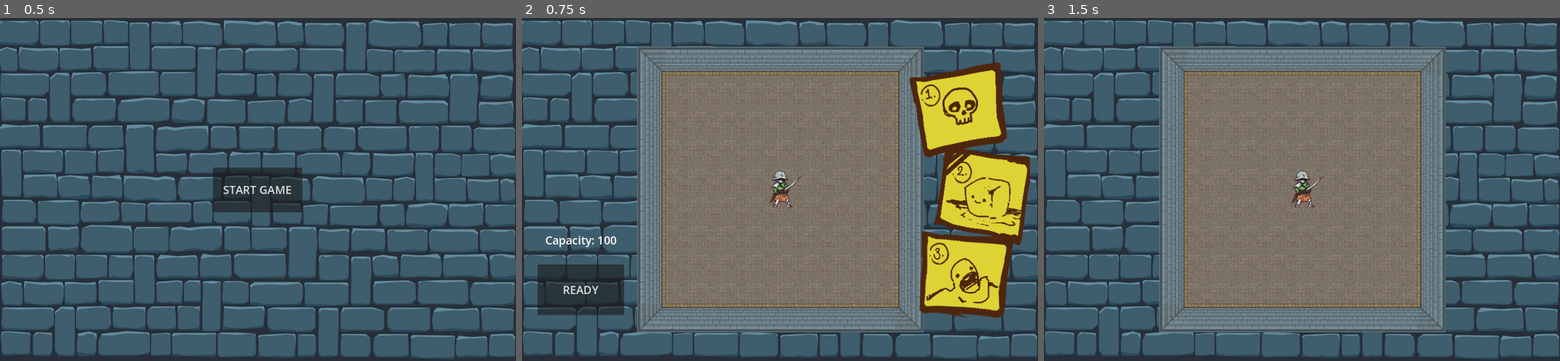
Above: before the commit, frames 1-3 (left to right).
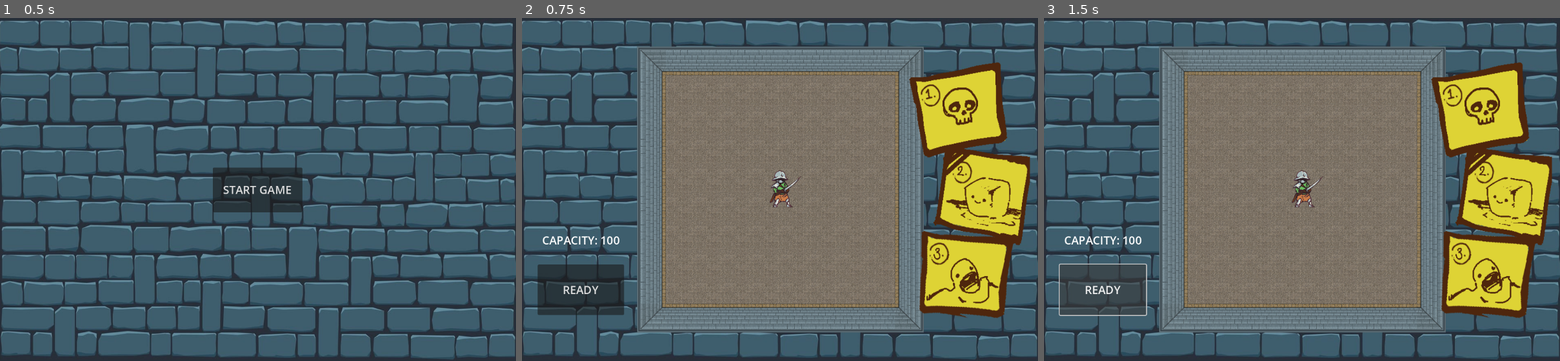
Above: after the commit, the same moments.

Repository: twobles/ecs-179-project-dungeon-dept
Game: Godot game, scene res://scenes/start_menu.tscn
The game is run twice, just before and just after one commit, with the same random seed, the same clock (stepped at 60 frames per second) and the same inputs.
Inputs:
- Up to frame 1 (0.5 s): no input
- Up to frame 2 (0.75 s): click "START GAME" at 0.5 s
- Up to frame 3 (1.5 s): click "READY" at 1.25 s

Frame 1 is identical in both runs. In frame 2, 0.2% of the frame differs, in the area x 4-19%, y 63-67%; in frame 3, 14%, in the area x 2-99%, y 12-88%.
Error after the commit: Parse Error: Could not resolve super class inheritance from "Adventurer". (res://scripts/knight.gd:2)

Commit message:
BH tree progress

Diff:
--- a/dungeon_dept/scenes/behavior_trees/skeletonBehavior.tscn
+++ b/dungeon_dept/scenes/behavior_trees/skeletonBehavior.tscn
@@ -1,6 +1,7 @@
-[gd_scene load_steps=12 format=3 uid="uid://d26dsf0bldvuh"]
+[gd_scene load_steps=14 format=3 uid="uid://d26dsf0bldvuh"]
 
 [ext_resource type="Script" path="res://addons/beehave/nodes/beehave_tree.gd" id="1_c2tek"]
+[ext_resource type="Script" path="res://addons/beehave/nodes/composites/selector_reactive.gd" id="2_fgiwo"]
 [ext_resource type="Script" path="res://addons/beehave/nodes/composites/sequence.gd" id="3_u7oah"]
 [ext_resource type="Script" path="res://scripts/bh/bh_get_enemy.gd" id="4_20hyo"]
 [ext_resource type="Script" path="res://addons/beehave/nodes/decorators/succeeder.gd" id="5_buxyd"]
@@ -9,52 +10,65 @@
 [ext_resource type="Script" path="res://addons/beehave/nodes/decorators/time_limiter.gd" id="7_di3u3"]
 [ext_resource type="Script" path="res://scripts/bh/bh_face_target.gd" id="8_acpxo"]
 [ext_resource type="Script" path="res://scripts/bh/bh_check_melee_range.gd" id="8_r536m"]
+[ext_resource type="Script" path="res://scripts/bh/bh_attack.gd" id="9_422h6"]
 [ext_resource type="Script" path="res://scripts/bh/bh_start_navigation.gd" id="10_dtyni"]
 [ext_resource type="Script" path="res://scripts/bh/bh_wait_melee_range.gd" id="11_88r70"]
 
 [node name="SkeletonBehavior" type="Node2D" node_paths=PackedStringArray("blackboard", "actor")]
 script = ExtResource("1_c2tek")
-blackboard = NodePath("@Node@60939")
+blackboard = NodePath("@Node@109429")
 actor = NodePath("..")
 
-[node name="Combat" type="Node" parent="."]
+[node name="SelectorReactiveComposite" type="Node" parent="."]
+script = ExtResource("2_fgiwo")
+
+[node name="Combat" type="Node" parent="SelectorReactiveComposite"]
 script = ExtResource("3_u7oah")
 
-[node name="GetEnemy" type="Node" parent="Combat"]
+[node name="GetEnemy" type="Node" parent="SelectorReactiveComposite/Combat"]
 script = ExtResource("4_20hyo")
 
-[node name="AlwaysSucceedDecorator" type="Node" parent="Combat"]
+[node name="AlwaysSucceedDecorator" type="Node" parent="SelectorReactiveComposite/Combat"]
 script = ExtResource("5_buxyd")
 
-[node name="SelectorComposite" type="Node" parent="Combat/AlwaysSucceedDecorator"]
+[node name="SelectorComposite" type="Node" parent="SelectorReactiveComposite/Combat/AlwaysSucceedDecorator"]
 script = ExtResource("5_e5yna")
 
-[node name="InRange" type="Node" parent="Combat/AlwaysSucceedDecorator/SelectorComposite"]
+[node name="InRange" type="Node" parent="SelectorReactiveComposite/Combat/AlwaysSucceedDecorator/SelectorComposite"]
 script = ExtResource("3_u7oah")
 
-[node name="CheckMeleeRange" type="Node" parent="Combat/AlwaysSucceedDecorator/SelectorComposite/InRange"]
+[node name="SequenceComposite" type="Node" parent="SelectorReactiveComposite/Combat/AlwaysSucceedDecorator/SelectorComposite/InRange"]
+script = ExtResource("3_u7oah")
+
+[node name="CheckMeleeRange" type="Node" parent="SelectorReactiveComposite/Combat/AlwaysSucceedDecorator/SelectorComposite/InRange/SequenceComposite"]
 script = ExtResource("8_r536m")
 
-[node name="TimeLimiterDecorator" type="Node" parent="Combat/AlwaysSucceedDecorator/SelectorComposite/InRange"]
+[node name="TimeLimiterDecorator" type="Node" parent="SelectorReactiveComposite/Combat/AlwaysSucceedDecorator/SelectorComposite/InRange/SequenceComposite"]
 script = ExtResource("7_di3u3")
 
-[node name="FaceTarget" type="Node" parent="Combat/AlwaysSucceedDecorator/SelectorComposite/InRange/TimeLimiterDecorator"]
+[node name="FaceTarget" type="Node" parent="SelectorReactiveComposite/Combat/AlwaysSucceedDecorator/SelectorComposite/InRange/SequenceComposite/TimeLimiterDecorator"]
 script = ExtResource("8_acpxo")
 
-[node name="GoToEnemy" type="Node" parent="Combat/AlwaysSucceedDecorator/SelectorComposite"]
+[node name="Attack" type="Node" parent="SelectorReactiveComposite/Combat/AlwaysSucceedDecorator/SelectorComposite/InRange"]
+script = ExtResource("9_422h6")
+
+[node name="GoToEnemy" type="Node" parent="SelectorReactiveComposite/Combat/AlwaysSucceedDecorator/SelectorComposite"]
 script = ExtResource("3_u7oah")
 
-[node name="GetEnemy" type="Node" parent="Combat/AlwaysSucceedDecorator/SelectorComposite/GoToEnemy"]
+[node name="GetEnemy" type="Node" parent="SelectorReactiveComposite/Combat/AlwaysSucceedDecorator/SelectorComposite/GoToEnemy"]
 script = ExtResource("4_20hyo")
 
-[node name="SetTarget" type="Node" parent="Combat/AlwaysSucceedDecorator/SelectorComposite/GoToEnemy"]
+[node name="SetTarget" type="Node" parent="SelectorReactiveComposite/Combat/AlwaysSucceedDecorator/SelectorComposite/GoToEnemy"]
 script = ExtResource("6_na3gu")
 
-[node name="StartNavigation" type="Node" parent="Combat/AlwaysSucceedDecorator/SelectorComposite/GoToEnemy"]
+[node name="StartNavigation" type="Node" parent="SelectorReactiveComposite/Combat/AlwaysSucceedDecorator/SelectorComposite/GoToEnemy"]
 script = ExtResource("10_dtyni")
 
-[node name="TimeLimiterDecorator" type="Node" parent="Combat/AlwaysSucceedDecorator/SelectorComposite/GoToEnemy"]
+[node name="TimeLimiterDecorator" type="Node" parent="SelectorReactiveComposite/Combat/AlwaysSucceedDecorator/SelectorComposite/GoToEnemy"]
 script = ExtResource("7_di3u3")
 
-[node name="WaitMeleeRange" type="Node" parent="Combat/AlwaysSucceedDecorator/SelectorComposite/GoToEnemy/TimeLimiterDecorator"]
+[node name="WaitMeleeRange" type="Node" parent="SelectorReactiveComposite/Combat/AlwaysSucceedDecorator/SelectorComposite/GoToEnemy/TimeLimiterDecorator"]
 script = ExtResource("11_88r70")
+
+[node name="WaitMeleeRange" type="Node" parent="SelectorReactiveComposite"]
+script = ExtResource("11_88r70")
--- a/dungeon_dept/scenes/knight.tscn
+++ b/dungeon_dept/scenes/knight.tscn
@@ -21,13 +21,6 @@
 position = Vector2(788, 300)
 scale = Vector2(0.35, 0.35)
 script = ExtResource("1_s5a57")
-health = null
-damage = null
-type = null
-movement_speed = null
-space = null
-separation_force = null
-melee_range = null
 
 [node name="Sprite2D" type="Sprite2D" parent="."]
 texture = ExtResource("2_gxehw")
--- a/dungeon_dept/scenes/skeleton.tscn
+++ b/dungeon_dept/scenes/skeleton.tscn
@@ -102,10 +102,27 @@
 "values": [Vector2i(0, 0), Vector2i(1, 0), Vector2i(2, 0), Vector2i(3, 0), Vector2i(4, 0), Vector2i(0, 1), Vector2i(2, 1)]
 }
 
+[sub_resource type="Animation" id="Animation_lrwyb"]
+resource_name = "idle"
+length = 0.1
+tracks/0/type = "value"
+tracks/0/imported = false
+tracks/0/enabled = true
+tracks/0/path = NodePath("Sprite2D:frame")
+tracks/0/interp = 1
+tracks/0/loop_wrap = true
+tracks/0/keys = {
+"times": PackedFloat32Array(0),
+"transitions": PackedFloat32Array(1),
+"update": 1,
+"values": [0]
+}
+
 [sub_resource type="AnimationLibrary" id="AnimationLibrary_mwfj3"]
 _data = {
 "RESET": SubResource("Animation_4aadm"),
 "attack": SubResource("Animation_srbjb"),
+"idle": SubResource("Animation_lrwyb"),
 "walking": SubResource("Animation_0yqbt")
 }
 
@@ -170,7 +187,7 @@
 position = Vector2(73, 47)
 
 [node name="SkeletonBehavior" parent="." node_paths=PackedStringArray("blackboard") instance=ExtResource("3_b00pm")]
-blackboard = NodePath("@Node@84852")
+blackboard = NodePath("@Node@111543")
 
 [node name="Senses" type="Area2D" parent="."]
 position = Vector2(0, -47)
@@ -179,6 +196,8 @@
 [node name="CollisionShape2D" type="CollisionShape2D" parent="Senses"]
 position = Vector2(66, 98)
 shape = SubResource("CircleShape2D_teaah")
+
+[node name="Cooldown" type="Timer" parent="."]
 
 [connection signal="CharacterDirectionChange" from="." to="Sprite2D" method="_on_skeleton_character_direction_change"]
 [connection signal="body_entered" from="spacer_radius" to="." method="_on_spacer_radius_body_entered"]
--- /dev/null
+++ b/dungeon_dept/scripts/bh/bh_attack.gd
@@ -0,0 +1,5 @@
+class_name Attack extends ActionLeaf
+
+func tick(actor:Node, _blackboard:Blackboard) -> int:
+	actor.attacking = true
+	return SUCCESS
--- a/dungeon_dept/scripts/bh/bh_check_melee_range.gd
+++ b/dungeon_dept/scripts/bh/bh_check_melee_range.gd
@@ -1,7 +1,7 @@
 class_name CheckMeleeRange extends ConditionLeaf
 
 func tick(actor:Node, _blackboard:Blackboard) -> int:
-	print("check melee: ", actor.check_melee_range())
+	#print("check melee: ", actor.check_melee_range())
 	if actor.enemy == null:
 		return FAILURE
 
--- a/dungeon_dept/scripts/bh/bh_face_target.gd
+++ b/dungeon_dept/scripts/bh/bh_face_target.gd
@@ -1,6 +1,9 @@
 class_name FaceTarget extends ActionLeaf
 
 func tick(actor:Node, _blackboard:Blackboard) -> int:
-	print("facing target")
-	actor.set_target_position(actor.enemy.global_position)
-	return SUCCESS
+	#print("facing target")
+	actor.face_target()
+	if actor.global_position.distance_to(actor.enemy.global_position) <= actor.melee_range:
+		return SUCCESS
+	else:
+		return RUNNING
--- a/dungeon_dept/scripts/bh/bh_get_enemy.gd
+++ b/dungeon_dept/scripts/bh/bh_get_enemy.gd
@@ -2,7 +2,7 @@
 
 func tick(actor:Node, _blackboard:Blackboard) -> int:
 	var _e = actor.senses.get_enemy()
-	print("get enemy: ", _e)
+	#print("get enemy: ", _e)
 	if _e == null:
 		return FAILURE
 	else:
--- a/dungeon_dept/scripts/bh/bh_set_target.gd
+++ b/dungeon_dept/scripts/bh/bh_set_target.gd
@@ -1,6 +1,6 @@
 class_name SetTarget extends ActionLeaf
 
 func tick(actor:Node, _blackboard:Blackboard) -> int:
-	print("set target")
+	#print("set target")
 	actor.set_target_position(actor.enemy.global_position)
 	return SUCCESS
--- a/dungeon_dept/scripts/bh/bh_start_navigation.gd
+++ b/dungeon_dept/scripts/bh/bh_start_navigation.gd
@@ -1,6 +1,6 @@
 class_name StartNavigation extends ActionLeaf
 
 func tick(actor:Node, _blackboard:Blackboard) -> int:
-	print("navigating")
+	#print("navigating")
 	actor.toggle_navigation(true)
 	return SUCCESS
--- a/dungeon_dept/scripts/bh/bh_wait_melee_range.gd
+++ b/dungeon_dept/scripts/bh/bh_wait_melee_range.gd
@@ -1,7 +1,9 @@
 class_name WaitMeleeRange extends ConditionLeaf
 
 func tick(actor:Node, _blackboard:Blackboard) -> int:
-	print("wait melee: ", actor.check_melee_range())
+	#print("wait melee: ", actor.check_melee_range())
+	if actor.enemy == null:
+		return RUNNING
 	if actor.check_melee_range():
 		return SUCCESS
 	else:
--- a/dungeon_dept/scripts/entity.gd
+++ b/dungeon_dept/scripts/entity.gd
@@ -31,9 +31,12 @@
 @onready var navigation_agent_2d: NavigationAgent2D = $NavigationAgent2D
 @onready var calc_timer: Timer = $calcTimer
 @onready var animations = $AnimationPlayer
+@onready var sprite: Sprite2D = $Sprite2D
 @onready var senses : Senses = $Senses
 
 @export var melee_range : float = 20
+@onready var cooldown : Timer = $Cooldown
+var in_cooldown := false
 
 var _local_entities = []
 var team
@@ -97,6 +100,7 @@
 	if not enable_navigation:
 		#print("finished")
 		return
+
 	_navigate(delta)
 
 
@@ -129,10 +133,10 @@
 	move_and_slide()
 	#print(velocity.length())
 	#print(velocity.length() > 5.0)
-	if velocity.length() > 5.0:
-		animations.play("walking")
-	else:
-		animations.play("attack")
+	#if velocity.length() > 5.0:
+		#animations.play("walking")
+	#else:
+		#animations.play("attack")
 
 func toggle_navigation(toggle : bool):
 	enable_navigation = toggle
@@ -149,6 +153,8 @@
 	var cur_pos = global_position
 	var direction = cur_pos.direction_to(target.global_position)
 	if direction.x < 0:
+		print("left")
+		sprite.flip_h = false
 		change_facing(Facing.LEFT)
 	else:
 		change_facing(Facing.RIGHT)
@@ -186,3 +192,19 @@
 
 func _on_spacer_radius_body_exited(body: Node2D) -> void:
 	_local_entities.erase(body)
+		#animation_tree["parameters/conditions/walking"] = false
+		animations.play("idle")
+
+	#toggles
+	if attacking:
+		print("attack")
+		#nimation_tree["parameters/conditions/attack"] = true
+		animations.play("attack")
+		attacking = false
+		#nimation_tree["parameters/conditions/attack"] = false
+
+	#if _damaged:
+		#animation_tree["parameters/conditions/damaged"] = true
+		#_damaged = false
+	#else:
+		#animation_tree["parameters/conditions/damaged"] = false
--- a/dungeon_dept/scripts/skeleton.gd
+++ b/dungeon_dept/scripts/skeleton.gd
@@ -3,4 +3,4 @@
 
 func _ready() -> void:
 	team = 1
-	melee_range = 21
+	melee_range = 30
Not shown: 1 places in dungeon_dept/scenes/skeleton.tscn that only renumber resources
